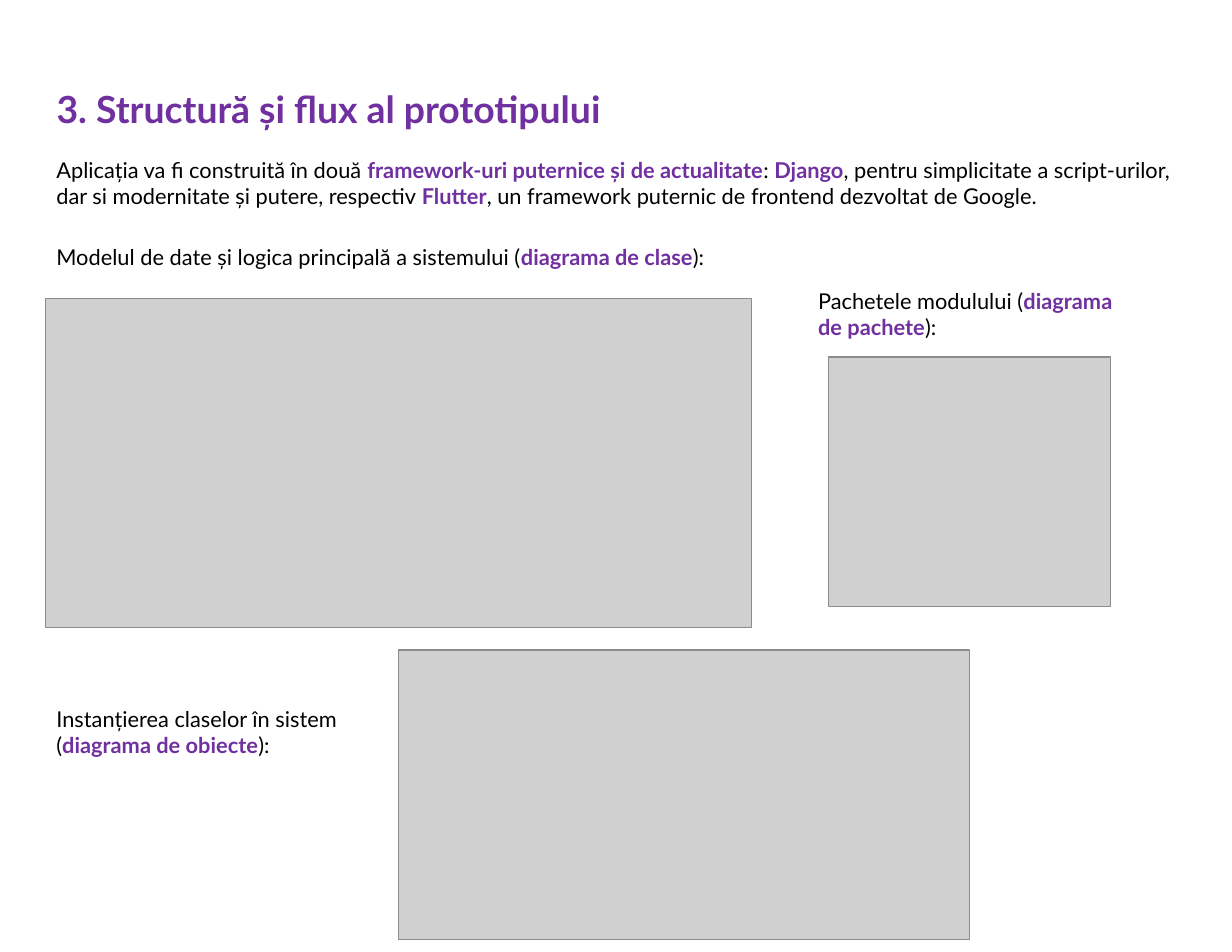
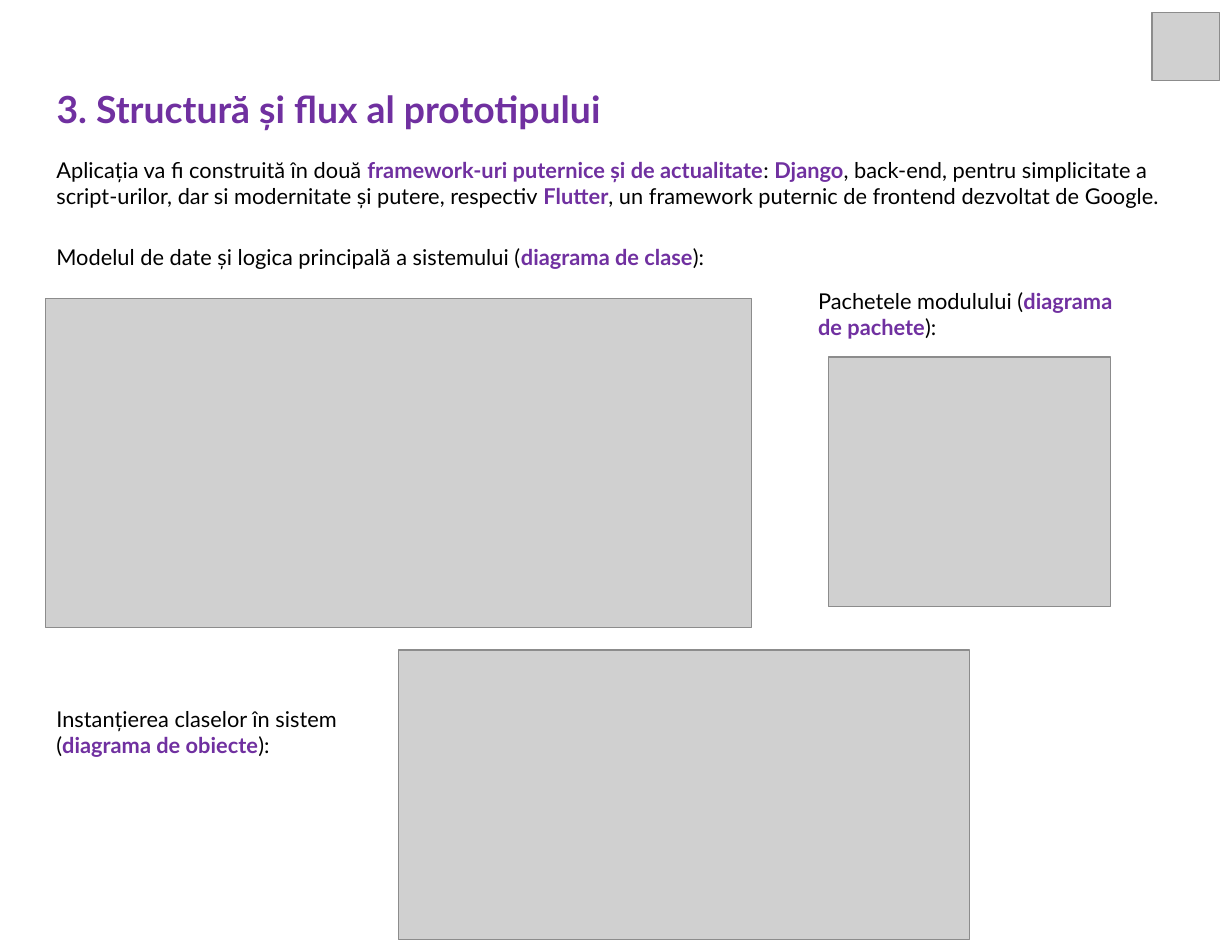
Before and after one commit to retiantonio/web-guard-scanner, a slide deck: slide 3 of PowerPoint-Presentation/web-guard-scanner-presentation.pptx. Drawn at 1232x952 pixels with LibreOffice and Linux fonts; fonts in the diff are those of the drawing; grey boxes stand for pictures. Boxes give left, top, right and bottom in pixels: in the first picture for what was removed or moved away, otherwise in the second. Text is boxed around its words. In the diff, an @@ line names an element or a change of style, - is before the commit and + after.

```diff
--- a/PowerPoint-Presentation/web-guard-scanner-presentation.pptx
+++ b/PowerPoint-Presentation/web-guard-scanner-presentation.pptx
@@ picture added at (1152, 12, 1220, 80) @@
@@ text at (56, 162, 1159, 209): text changed @@
-Aplicația va fi construită în două framework-uri puternice și de actualitate: Django, pentru simplicitate a script-urilor, dar si modernitate și putere, respectiv Flutter, un framework puternic de frontend dezvoltat de Google.
+Aplicația va fi construită în două framework-uri puternice și de actualitate: Django, back-end, pentru simplicitate a script-urilor, dar si modernitate și putere, respectiv Flutter, un framework puternic de frontend dezvoltat de Google.
```
Also in this commit, not shown: 9 other slides changed.
